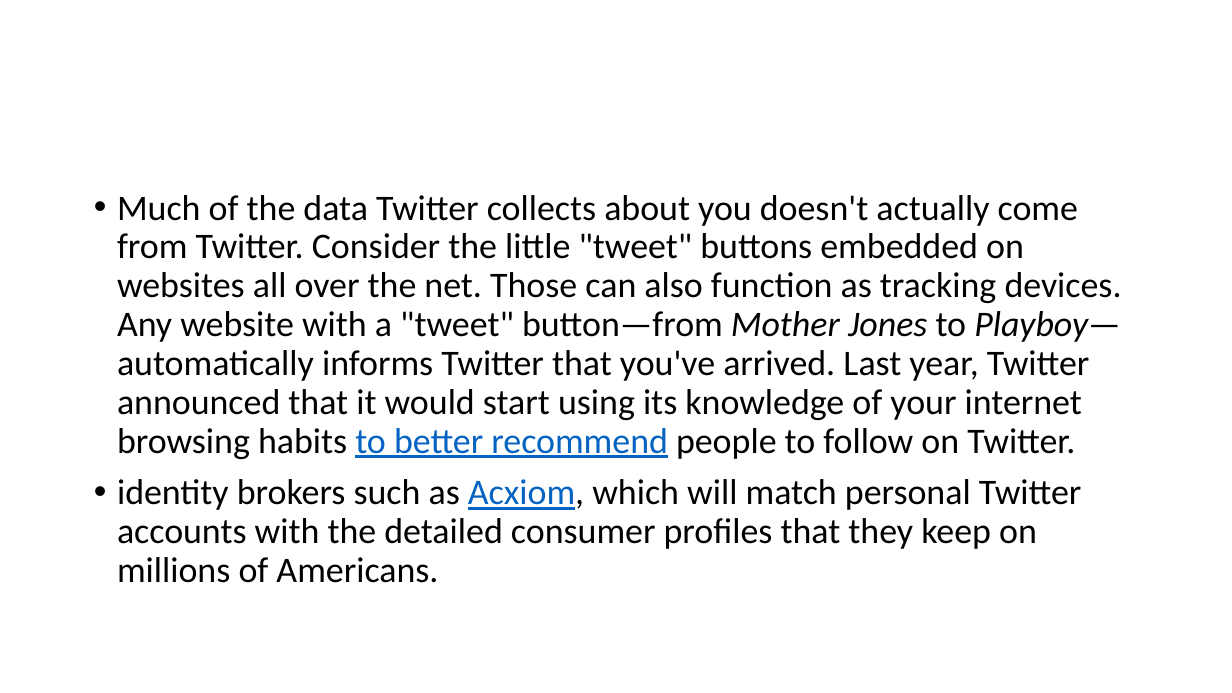
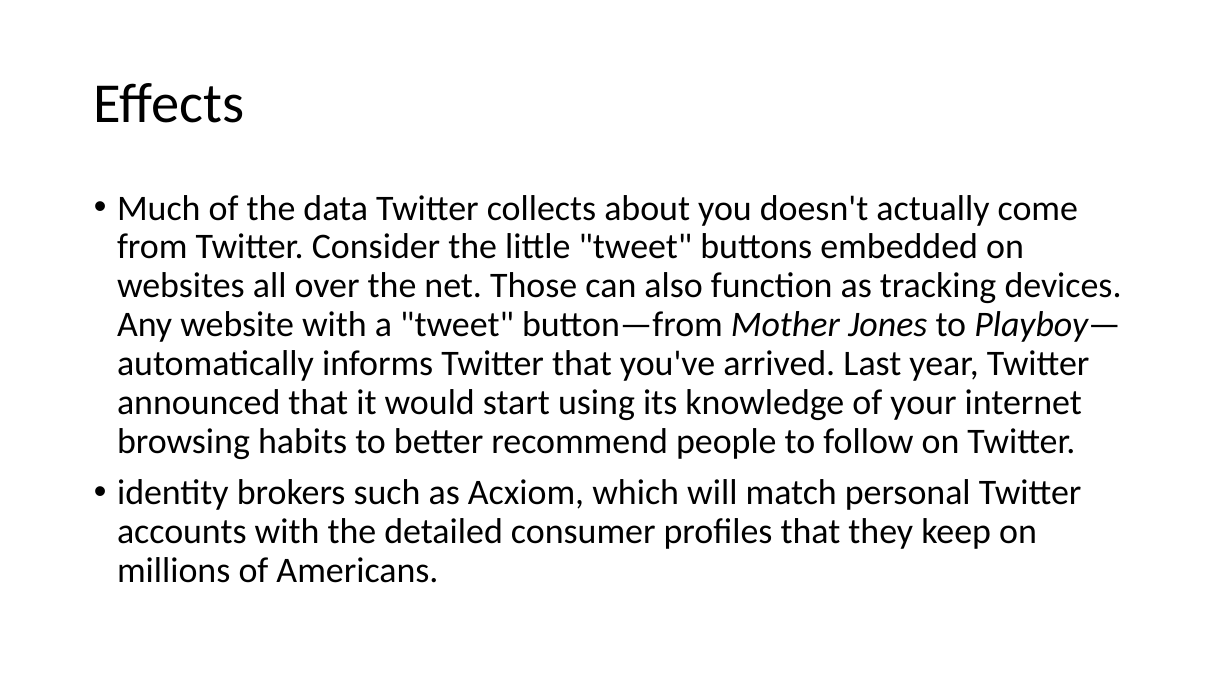
Before and after one commit to deniseygrace/COT-4935-Group-7-Project, a slide deck: slide 19 of Twitter.pptx (slide 7 before the commit). Drawn at 1232x693 pixels with LibreOffice and Linux fonts; fonts in the diff are those of the drawing. Boxes give left, top, right and bottom in pixels: in the first picture for what was removed or moved away, otherwise in the second. Text is boxed around its words. In the diff, an @@ line names an element or a change of style, - is before the commit and + after.

```diff
--- a/Twitter.pptx
+++ b/Twitter.pptx
@@ title added at [94, 83, 244, 123], 44 pt, text #000000 @@
+Effects
@@ text "Much of the data Twitter ..." at [117, 195, 1122, 583]: text colour #0563C1 to #000000, underline off in "to better recommend", "Acxiom," @@
```
Also in this commit, not shown: 4 other slides changed, 11 slides added.
